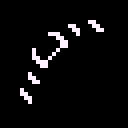
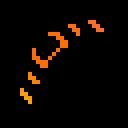
Revision of a layered 128x128 image; what changed, layer by layer:
painted on "Calque #2" over [20, 20, 104, 104]
showed group "Groupe de calques #1" (5 layers), opacity 93% → 17% over [20, 20, 104, 104]
painted on "Calque #1" over [20, 20, 104, 104]
